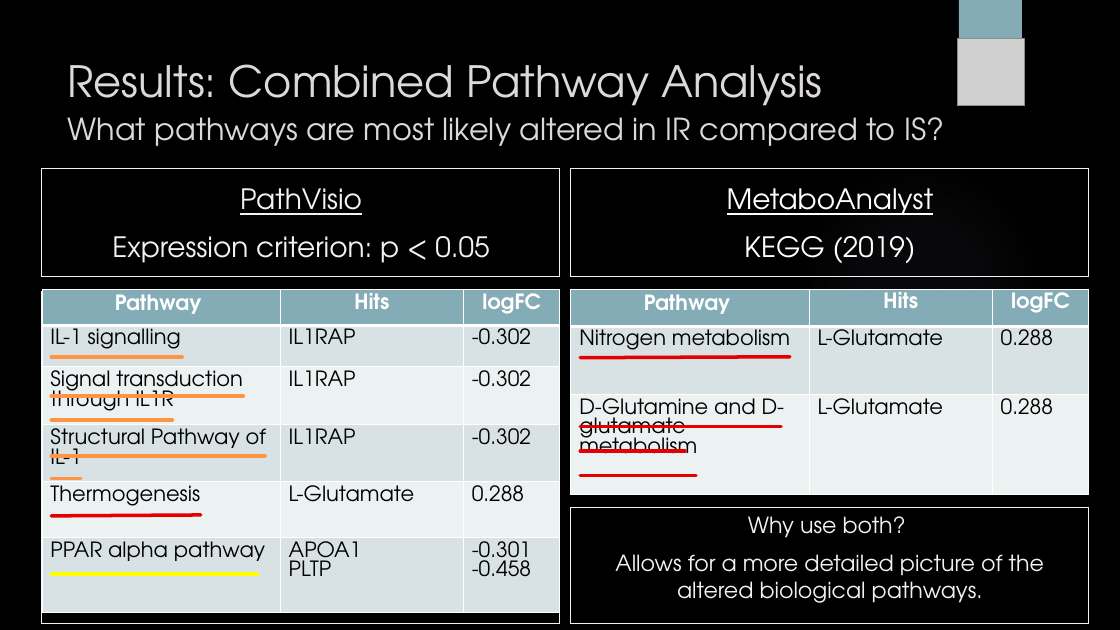
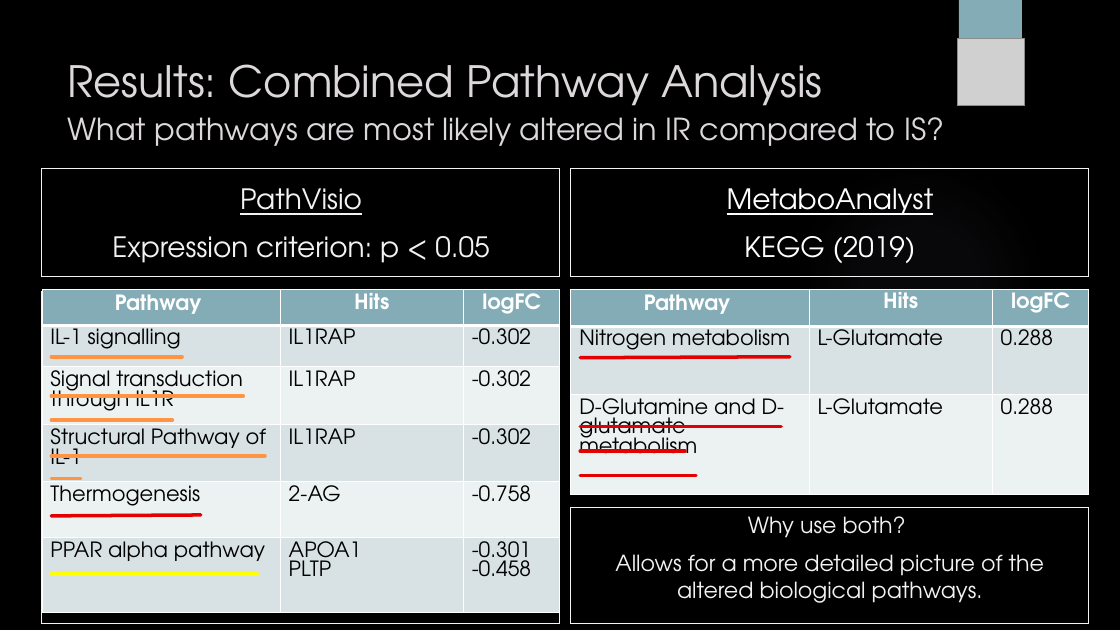
Before and after one commit to sabdeolive/Sabrina_BMS_Bachelor-Internship, a slide deck: slide 18 of Final Presentation.pptx (slide 19 before the commit). Drawn at 1120x630 pixels with LibreOffice and Linux fonts; fonts in the diff are those of the drawing; grey boxes stand for pictures; background and template pictures are left out. Boxes give left, top, right and bottom in pixels: in the first picture for what was removed or moved away, otherwise in the second. Text is boxed around its words. In the diff, an @@ line names an element or a change of style, - is before the commit and + after.

```diff
--- a/Final Presentation.pptx
+++ b/Final Presentation.pptx
@@ table at [42, 289, 560, 625] @@
-row 5, column 2: L-Glutamate
+row 5, column 2: 2-AG
-row 5, column 3: 0.288
+row 5, column 3: -0.758
```
Also in this commit, not shown: 4 other slides changed.
